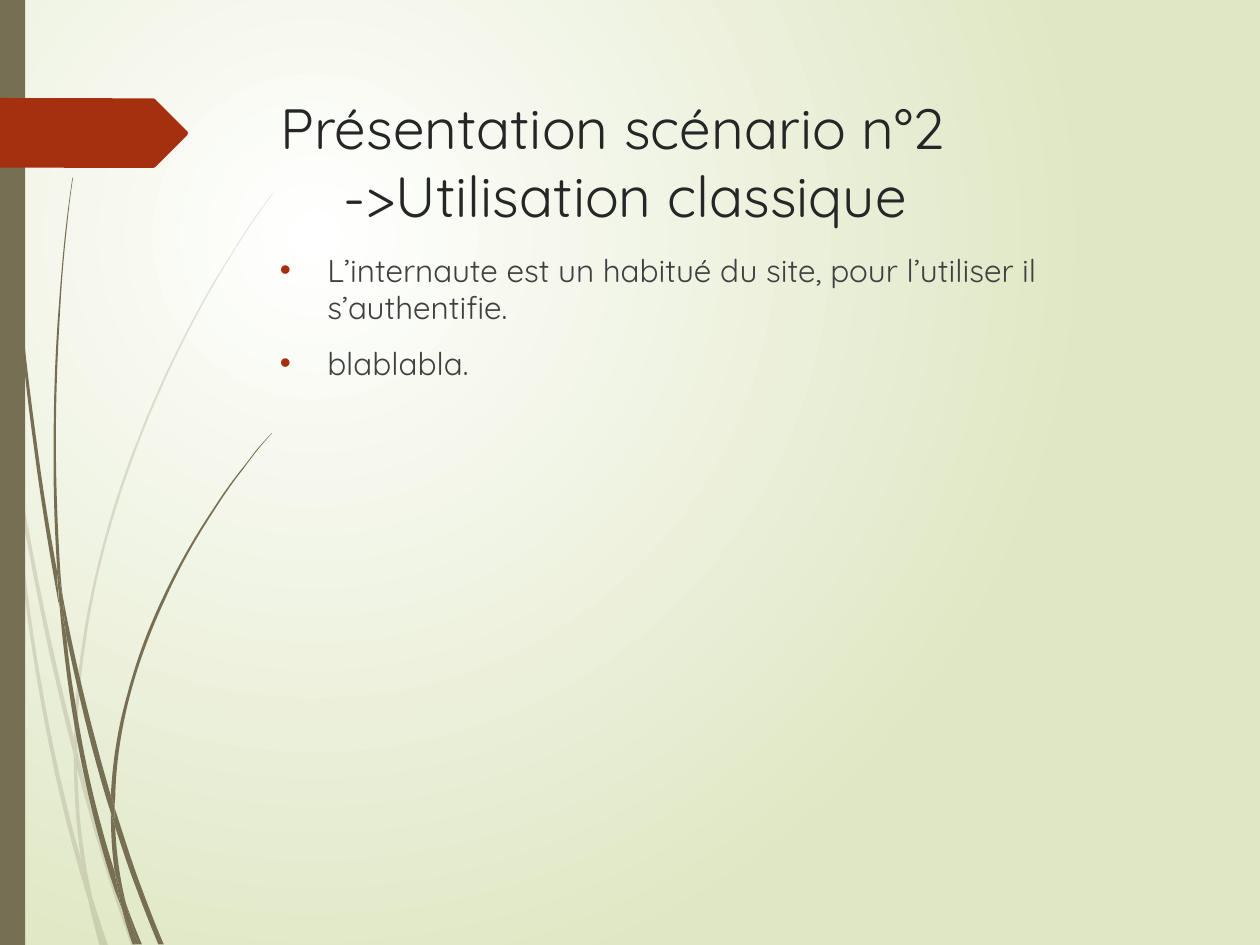
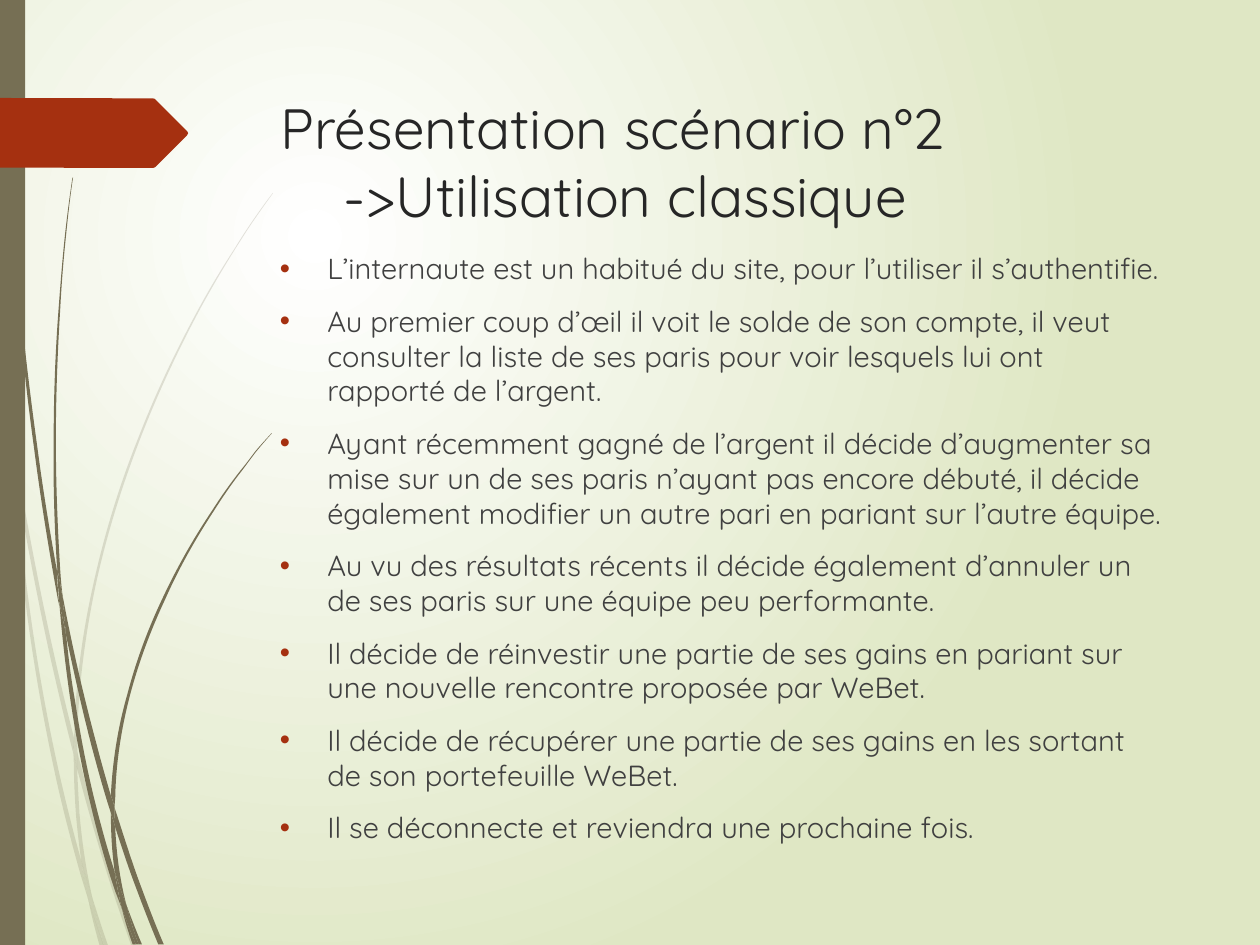
Before and after one commit to LudoRoot/WeBet_JBL, a slide deck: slide 13 of Présentation/Présentation WeBet_JBL.pptx. Drawn at 1260x945 pixels with LibreOffice and Linux fonts; fonts in the diff are those of the drawing. Boxes give left, top, right and bottom in pixels: in the first picture for what was removed or moved away, otherwise in the second. Text is boxed around its words. In the diff, an @@ line names an element or a change of style, - is before the commit and + after.

```diff
--- a/Présentation/Présentation WeBet_JBL.pptx
+++ b/Présentation/Présentation WeBet_JBL.pptx
@@ text at [327, 257, 1158, 285]: size 18 to 16.6 pt in "L’internaute est un habitué du site, pour ..." @@
@@ text at [327, 310, 1161, 844]: text changed; size 18 to 16.6 pt @@
-• blablabla.
+• Au premier coup d’œil il voit le solde de son compte, il veut consulter la liste de ses paris pour voir lesquels lui ont rapporté de l’argent.
+• Ayant récemment gagné de l’argent il décide d’augmenter sa mise sur un de ses paris n’ayant pas encore débuté, il décide également modifier un autre pari en pariant sur l’autre équipe.
+• Au vu des résultats récents il décide également d’annuler un de ses paris sur une équipe peu performante.
+• Il décide de réinvestir une partie de ses gains en pariant sur une nouvelle rencontre proposée par WeBet.
+• Il décide de récupérer une partie de ses gains en les sortant de son portefeuille WeBet.
+• Il se déconnecte et reviendra une prochaine fois.
```
Also in this commit, not shown: 1 other slide changed.
